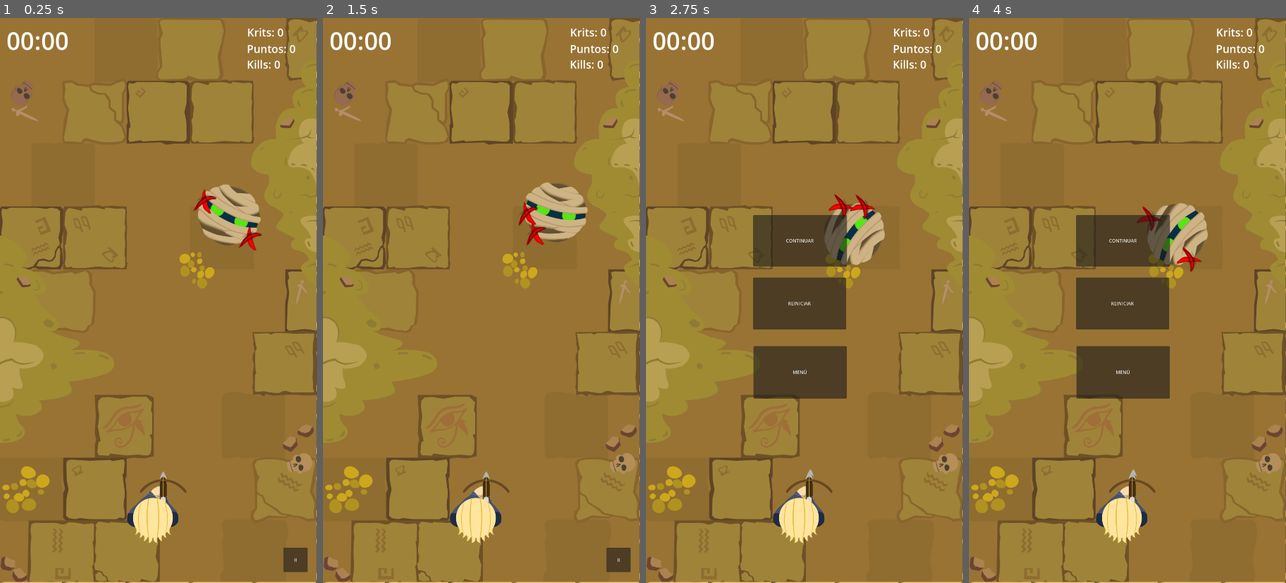
Above: before the commit, frames 1-4 (left to right).
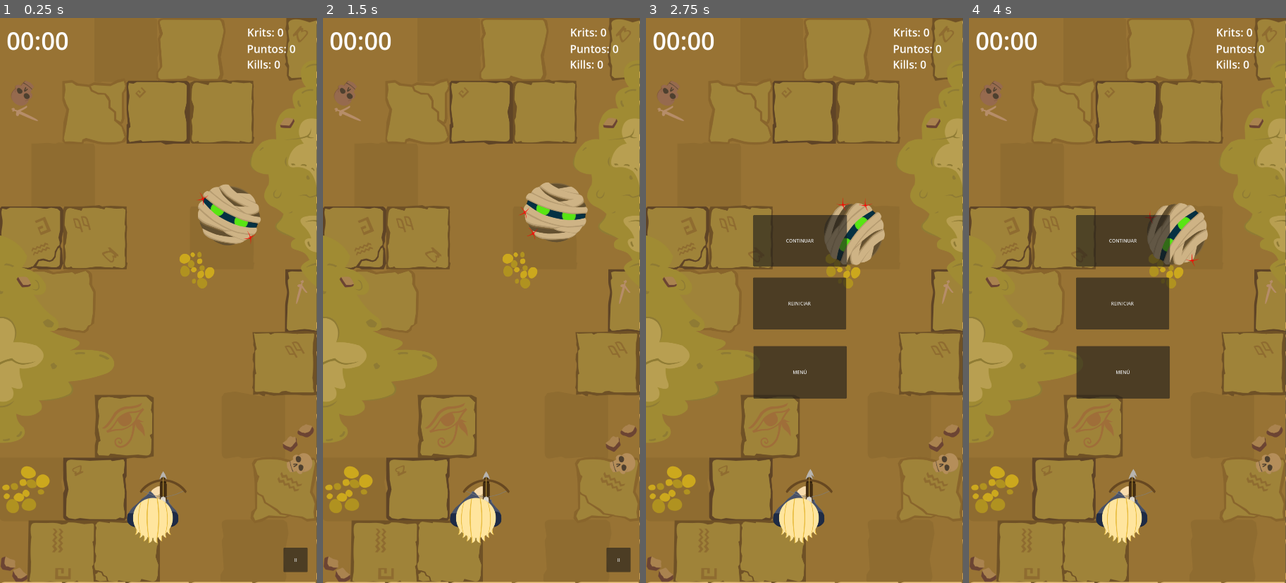
Above: after the commit, the same moments.

Repository: francoheredev/DungeonKrit
Game: Godot game, scene res://escenas/gameplay.tscn
Two runs of this game, one before a commit and one after it. Both use one fixed random seed, a clock stepped at 60 frames per second and the inputs below.
Inputs:
- Up to frame 1 (0.25 s): no input
- Up to frame 2 (1.5 s): click "II" at 0.5 s; click "REINICIAR" at 1.25 s
- Up to frame 3 (2.75 s): click "II" at 2 s
- Up to frame 4 (4 s): click "REINICIAR" at 2.75 s; click "II" at 3.5 s

The runs differ from the first frame. In frame 1, 0.2% of the frame differs, in the area x 60-83%, y 30-42%; in frame 2, 0.2%; in frame 3, 0.2%; in frame 4, 0.2%.

Commit message:
agregué game juice
agregué el game juice, aumenté el tamaño de las flechas, dejé las escenas impacto critico y muerte enemigo que son de futuras particulas, corregí que los Krits se claven bien

Diff:
--- a/escenas/critico.tscn
+++ b/escenas/critico.tscn
@@ -1,17 +1,17 @@
 [gd_scene format=3 uid="uid://cagl0d1jqvoc1"]
 
 [ext_resource type="Script" uid="uid://i80ukals0um4" path="res://scripts/critico.gd" id="1_ah6s4"]
-[ext_resource type="Texture2D" uid="uid://bqm7mgord7grr" path="res://Arte/enemigoms dungeon krit png.png" id="1_ve8yo"]
+[ext_resource type="Texture2D" uid="uid://eyc1g1nuf166" path="res://Arte/krits.png" id="2_ah6s4"]
 
-[sub_resource type="AtlasTexture" id="AtlasTexture_ah6s4"]
-atlas = ExtResource("1_ve8yo")
-region = Rect2(1515, 675, 101, 135)
+[sub_resource type="AtlasTexture" id="AtlasTexture_38qqs"]
+atlas = ExtResource("2_ah6s4")
+region = Rect2(0, 0, 76, 57)
 
 [sub_resource type="SpriteFrames" id="SpriteFrames_38qqs"]
 animations = [{
 "frames": [{
 "duration": 1.0,
-"texture": SubResource("AtlasTexture_ah6s4")
+"texture": SubResource("AtlasTexture_38qqs")
 }],
 "loop": true,
 "name": &"default",
@@ -19,17 +19,15 @@
 }]
 
 [sub_resource type="CapsuleShape2D" id="CapsuleShape2D_ve8yo"]
-radius = 28.0
-height = 58.0
+radius = 20.0
+height = 40.0
 
 [node name="Critico" type="Area2D" unique_id=562138516 groups=["criticos"]]
 script = ExtResource("1_ah6s4")
 
 [node name="AnimatedSprite2D" type="AnimatedSprite2D" parent="." unique_id=1458163379]
-position = Vector2(14, -4)
 sprite_frames = SubResource("SpriteFrames_38qqs")
 frame_progress = 0.74988323
 
 [node name="CollisionShape2D" type="CollisionShape2D" parent="." unique_id=128010]
-position = Vector2(1, 1)
 shape = SubResource("CapsuleShape2D_ve8yo")
--- a/escenas/gameplay.tscn
+++ b/escenas/gameplay.tscn
@@ -5,7 +5,7 @@
 [ext_resource type="PackedScene" uid="uid://bxtjn2w1ox14j" path="res://escenas/enemigo1.tscn" id="3_1m2o7"]
 [ext_resource type="Texture2D" uid="uid://myblu33f7ls8" path="res://Arte/tile1.png" id="5_jg4y2"]
 [ext_resource type="Script" uid="uid://co8o0712n72ww" path="res://scripts/tiempolabel.gd" id="5_nia68"]
-[ext_resource type="Script" uid="uid://cswqwpipblbwr" path="res://escenas/menu_pausa.gd" id="6_nia68"]
+[ext_resource type="Script" uid="uid://cswqwpipblbwr" path="res://scripts/menu_pausa.gd" id="6_nia68"]
 
 [sub_resource type="TileSetAtlasSource" id="TileSetAtlasSource_nia68"]
 texture = ExtResource("5_jg4y2")
--- /dev/null
+++ b/escenas/impacto.gd
@@ -0,0 +1,8 @@
+extends GPUParticles2D
+
+func _ready():
+	emitting = true
+
+	await finished
+
+	queue_free()
--- /dev/null
+++ b/escenas/impacto.tscn
@@ -0,0 +1,21 @@
+[gd_scene format=3 uid="uid://c0i6x6ulywhov"]
+
+[ext_resource type="Script" uid="uid://014c8tctn5lk" path="res://escenas/impacto.gd" id="1_oixxv"]
+
+[sub_resource type="ParticleProcessMaterial" id="ParticleProcessMaterial_yapg1"]
+particle_flag_disable_z = true
+angle_min = 1.0728835e-05
+angle_max = 360.00003
+initial_velocity_max = 150.0
+gravity = Vector3(0, 0, 0)
+scale_min = 3.0
+scale_max = 5.0
+
+[node name="impacto" type="GPUParticles2D" unique_id=147556803]
+scale = Vector2(3, 3)
+emitting = false
+amount = 20
+one_shot = true
+explosiveness = 1.0
+process_material = SubResource("ParticleProcessMaterial_yapg1")
+script = ExtResource("1_oixxv")
--- /dev/null
+++ b/escenas/impacto_critico.tscn
@@ -0,0 +1,3 @@
+[gd_scene format=3 uid="uid://c1bn2ma8cstw5"]
+
+[node name="impacto_critico" type="GPUParticles2D" unique_id=423871221]
--- /dev/null
+++ b/escenas/muerte_enemigo.tscn
@@ -0,0 +1,3 @@
+[gd_scene format=3 uid="uid://b6kjwqweq4y5o"]
+
+[node name="muerte_enemigo" type="GPUParticles2D" unique_id=1534493515]
--- a/escenas/proyectil.tscn
+++ b/escenas/proyectil.tscn
@@ -2,13 +2,15 @@
 
 [ext_resource type="Texture2D" uid="uid://cyf6huchuvptr" path="res://Arte/bala1.png" id="1_2mwwa"]
 [ext_resource type="Script" uid="uid://bsapweo5tjjid" path="res://scripts/proyectil.gd" id="1_y2gxt"]
+[ext_resource type="PackedScene" uid="uid://c0i6x6ulywhov" path="res://escenas/impacto.tscn" id="2_cxetq"]
 
 [sub_resource type="RectangleShape2D" id="RectangleShape2D_2mwwa"]
-size = Vector2(12, 147)
+size = Vector2(26, 147)
 
 [node name="Area2D" type="Area2D" unique_id=2116881690]
 z_index = -1
 script = ExtResource("1_y2gxt")
+escena_impacto = ExtResource("2_cxetq")
 
 [node name="Sprite2D" type="Sprite2D" parent="." unique_id=1612914492]
 texture = ExtResource("1_2mwwa")
--- a/scripts/enemigo1.gd
+++ b/scripts/enemigo1.gd
@@ -5,13 +5,14 @@
 @export var velocidad_base_rotacion: float = 4.0
 @export var escena_critico: PackedScene
 @export var cantidad_criticos := 2
-@export var radio_criticos := 100.0
+@export var radio_criticos := 105
+
 
 # VIDA
 @export var vida_maxima: int = 40
 
 var vida: int
-
+var shake_strength := 0.0
 var velocidad_rotacion_actual: float = 0.0
 var tiempo_patron: float = 0.0
 var indice_actual: int = 0
@@ -73,9 +74,22 @@
 		)
 
 	rotation += velocidad_rotacion_actual * delta
+# Shake visual
+	if shake_strength > 0:
+		global_position += Vector2(
+			randf_range(-shake_strength, shake_strength),
+			randf_range(-shake_strength, shake_strength)
+		)
+
+		shake_strength = lerp(shake_strength, 0.0, 20.0 * delta)
+
+func shake(intensidad := 8.0):
+	shake_strength = intensidad
 
 func recibir_dano(cantidad: int):
 	vida -= cantidad
+
+	shake(8.0)
 
 	print("Vida restante:", vida)
 
--- a/scripts/proyectil.gd
+++ b/scripts/proyectil.gd
@@ -4,11 +4,10 @@
 @export var distancia_maxima := 1500.0
 @export var dano := 10
 @export var offset_entierro := 30.0   # cuántos px se entierra en el enemigo
-
+@export var escena_impacto: PackedScene
 var posicion_inicial := Vector2.ZERO
 var clavada := false
 var direccion := Vector2.ZERO
-
 func _ready():
 	posicion_inicial = global_position
 
@@ -26,6 +25,7 @@
 		return
 
 	if area.is_in_group("flechas"):
+		destruir()
 		game_over()
 
 	elif area.is_in_group("criticos"):
@@ -36,11 +36,13 @@
 
 func clavar(enemigo):
 	clavada = true
+	crear_impacto(enemigo)
 	velocidad = 0
 	GameManager.puntos += 10
 
 	if enemigo.has_method("recibir_dano"):
 		enemigo.recibir_dano(dano)
+		enemigo.shake(15.0)
 
 	# enterrar la flecha hacia el centro del enemigo
 	global_position += direccion * offset_entierro
@@ -70,32 +72,55 @@
 
 func golpe_critico(critico):
 	var enemigo = critico.get_parent()
-
+	crear_impacto(enemigo)
 	clavada = true
 	velocidad = 0
 
 	if enemigo.has_method("recibir_dano"):
 		enemigo.recibir_dano(30)
+		enemigo.shake(15.0)
 
 	GameManager.agregar_krit()
 	GameManager.puntos += 50
+
 	print("Krits totales: ", GameManager.krits_totales)
+
 	critico.queue_free()
+
+	# ENTERRAR LA FLECHA
+	global_position += direccion * offset_entierro
 
 	add_to_group("flechas")
 
+# enterrar la flecha hacia el centro del enemigo
+	global_position += direccion * offset_entierro
+
+	# apuntar al centro del enemigo
+	var dir_al_centro = enemigo.global_position - global_position
+	var angulo_al_centro = dir_al_centro.angle() + PI / 2
+
 	var pos = global_position
-	var rot = global_rotation
 
 	reparent(enemigo)
 
 	global_position = pos
-	global_rotation = rot
+	global_rotation = angulo_al_centro
 
 	var jugador = get_tree().get_first_node_in_group("jugador")
 
 	if jugador:
 		jugador.puede_disparar = true
+func crear_impacto(enemigo):
+	if escena_impacto == null:
+		return
+
+	var impacto = escena_impacto.instantiate()
+
+	enemigo.add_child(impacto)
+
+	impacto.global_position = global_position
+
+	impacto.emitting = true
 
 func destruir():
 	var jugador = get_tree().get_first_node_in_group("jugador")
Binary file added: Arte/krits.png
Not shown, added: Arte/krits.png.import
Not shown, added: escenas/impacto.gd.uid
Renamed: escenas/menu_pausa.gd -> scripts/menu_pausa.gd
Renamed: escenas/menu_pausa.gd.uid -> scripts/menu_pausa.gd.uid
